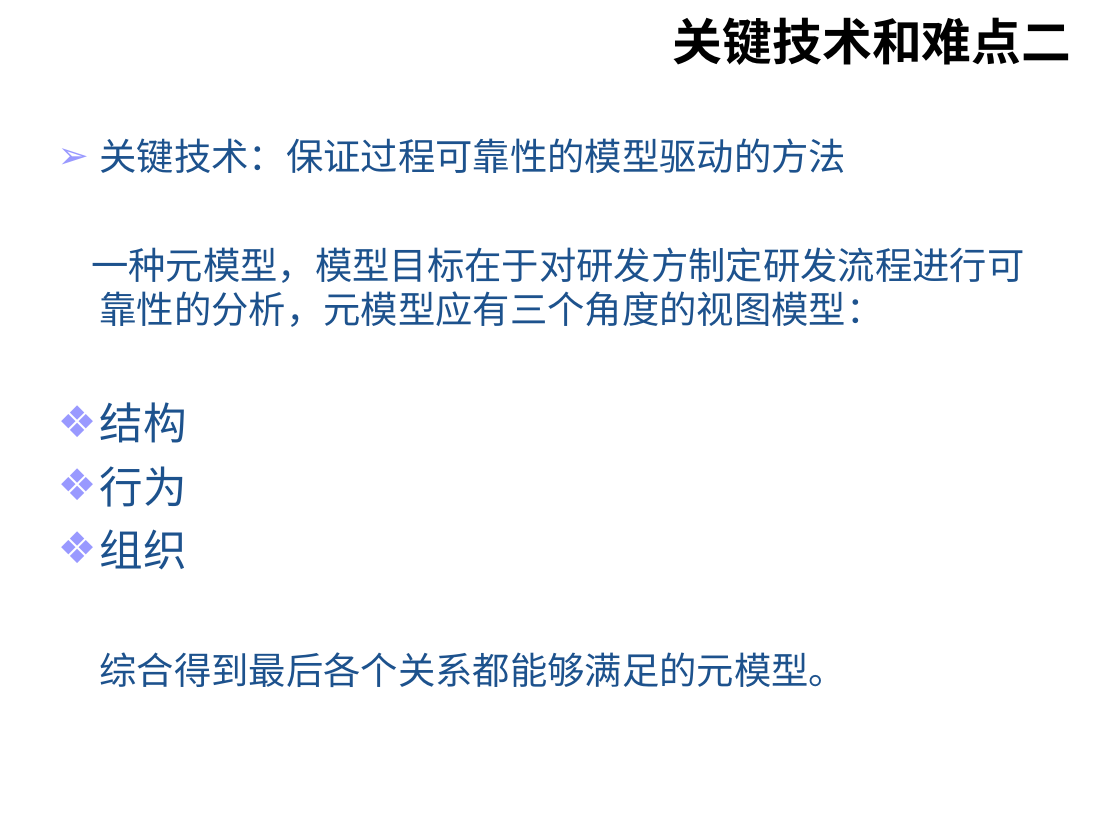
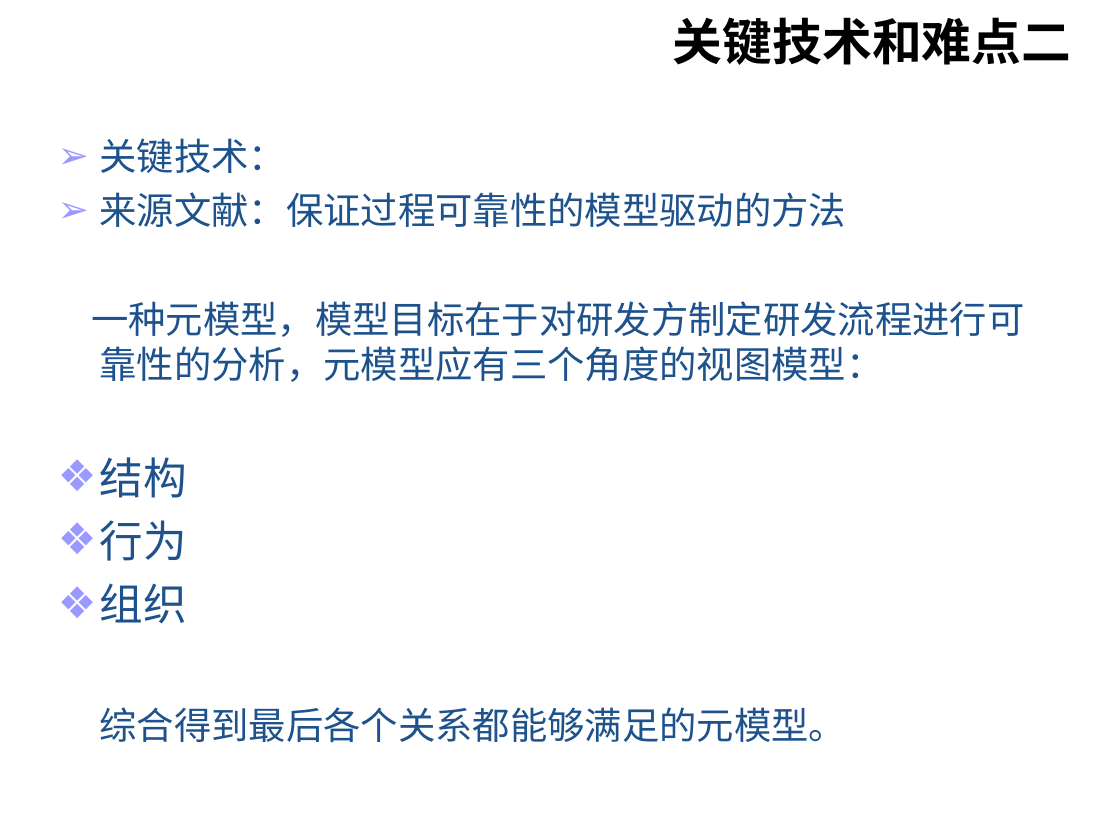
Before and after one commit to wangxydhc/for-graduate, a slide deck: slide 29 of paper/SY1506325_王鑫冶_中期检查报告.ppt. Drawn at 1120x840 pixels with LibreOffice and Linux fonts; fonts in the diff are those of the drawing; background and template pictures are left out. Boxes give left, top, right and bottom in pixels: in the first picture for what was removed or moved away, otherwise in the second. Text is boxed around its words. In the diff, an @@ line names an element or a change of style, - is before the commit and + after.

```diff
--- a/paper/SY1506325_王鑫冶_中期检查报告.ppt
+++ b/paper/SY1506325_王鑫冶_中期检查报告.ppt
@@ text at (x1=100, y1=138, x2=847, y2=227): text changed @@
-➢ 关键技术：保证过程可靠性的模型驱动的方法
+➢ 关键技术：
+➢ 来源文献：保证过程可靠性的模型驱动的方法
```
Also in this commit, not shown: 10 other slides changed, 2 slides added, 1 other file.
